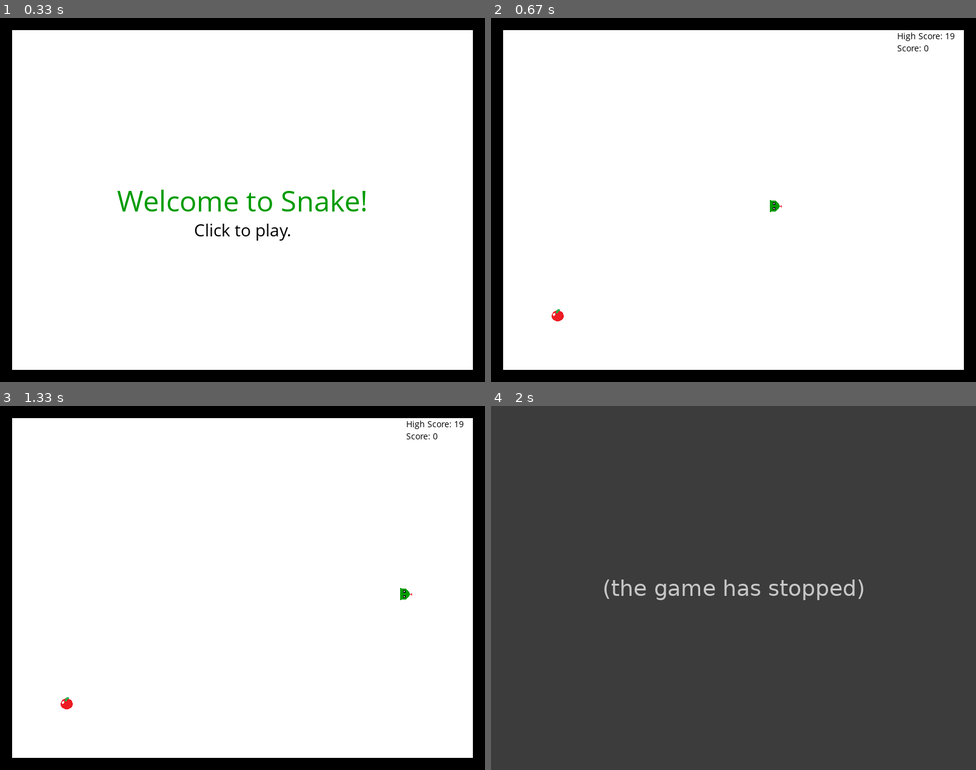
Above: before the commit, frames 1-4 (two rows, left to right).
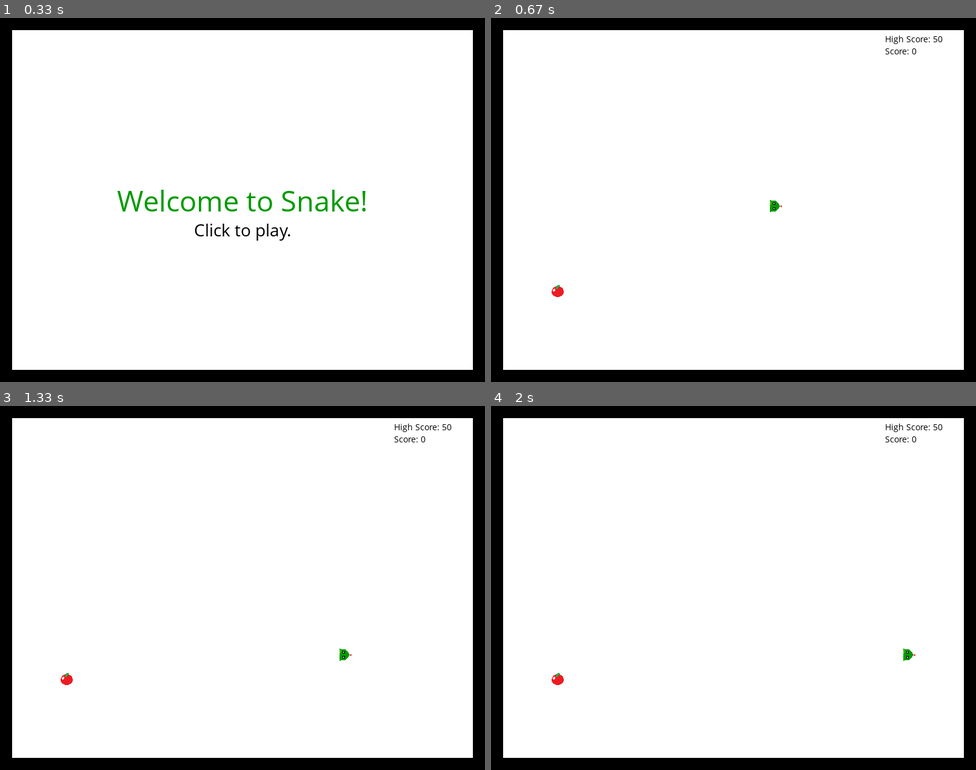
Above: after the commit, the same moments.

Repository: HannahGuo/PythonSnake
Game: pygame game, started from PyGameTest.py
Same seed, same stepped clock (60 frames per second), same inputs: the game is played once before the commit and once after it.
Inputs:
- Up to frame 1 (0.33 s): no input
- Up to frame 2 (0.67 s): click "Click to play." at 0.42 s
- Up to frame 3 (1.33 s): tap S at 0.67 s; hold A from 1 s (still down); hold Right from 1 s (still down)
- Up to frame 4 (2 s): release A at 1.47 s; release Right at 1.47 s; tap P at 1.5 s; click "Click to resume.." at 1.88 s

Frame 1 is identical in both runs. In frame 2, 0.3% of the frame differs, in the area x 12-96%, y 4-84%; in frame 3, 0.4%; in frame 4, 100%, in the area x 0-100%, y 0-100%.
Error before the commit: TypeError: put_message_center() got an unexpected keyword argument 'fontSize' (PyGameTest.py...; the game stopped at 1.53 s (later frames are placeholders)

Commit message:
Added WASD control, fixed apple spawning under snake bug

Diff:
--- a/PyGameTest.py
+++ b/PyGameTest.py
@@ -14,8 +14,8 @@
 display_height = 600
 boundX = display_width - (block_size * 2)
 boundY = display_height - (block_size * 2)
-scoreOffsetX = 130
-scoreOffsetY = 20
+scoreOffsetX = 150
+scoreOffsetY = 25
 FPS = 15
 
 degrees = 270
@@ -30,6 +30,7 @@
 
 bodyFont = pygame.font.SysFont("comicsansms", 50)
 snakeHeadImage = pygame.image.load("SnakeHead.png")
+snakeBodyImage = pygame.image.load("SnakeBody.png")
 appleImage = pygame.image.load("Apple.png")
 icon = pygame.image.load("Icon.png")
 
@@ -85,7 +86,7 @@
             if event.type == pygame.MOUSEBUTTONDOWN:
                 return
 
-        put_message_center("Game Paused", black, fontSize=30)
+        put_message_center("Game Paused", black, )
         put_message_custom("Click to resume..", black, fontSize=30, offsetY=50)
         pygame.display.update()
 
@@ -93,12 +94,12 @@
 def randomApple():
     global randAppleX
     global randAppleY
-    randAppleX = round(random.randint(block_size, display_width - scoreOffsetX - (block_size * 2)) / block_size) * \
+    randAppleX = round(random.randint(block_size, boundX - scoreOffsetX - (block_size * 2)) / block_size) * \
                  block_size
-    randAppleY = round(random.randint(block_size, display_height - scoreOffsetY - (block_size * 2)) / block_size) * \
+    randAppleY = round(random.randint(block_size, boundY - scoreOffsetY - (block_size * 2)) / block_size) * \
                  block_size
 
-    while randAppleX in snakeList and lead_y in snakeList:
+    while any(randAppleX in sublist for sublist in snakeList) and any(randAppleY in sublist for sublist in snakeList):
         randAppleX = round(random.randint(block_size, display_width - scoreOffsetX - (block_size * 2)) / block_size) * \
                      block_size
         randAppleY = round(random.randint(block_size, display_height - 30 - (block_size * 2)) / block_size) * block_size
@@ -110,7 +111,7 @@
     gameDisplay.blit(rotatedHead, (snakeList[-1][0], snakeList[-1][1]))
 
     for coor in snakeList[:-1]:
-        gameDisplay.fill(green, [coor[0], coor[1], block_size, block_size])
+        gameDisplay.blit(snakeBodyImage, [coor[0], coor[1]])
 
 
 def put_message_center(message, color):
@@ -134,35 +135,36 @@
     gameDisplay.fill(black)
     gameDisplay.fill(white, [block_size, block_size, boundX, boundY])
 
+
 def reset():
+    global appleCounter
     global degrees
-    global randAppleX
-    global randAppleY
+    global highScore
     global lead_x
     global lead_y
     global lead_x_change
     global lead_y_change
-    global appleCounter
-    global highScore
+    global randAppleX
+    global randAppleY
     global snakeList
 
     degrees = 270
-    randAppleX, randAppleY, appleCounter = (0,) * 3
     lead_x = display_width / 2
     lead_y = display_height / 2
     lead_x_change = block_size
     lead_y_change = 0
+    randAppleX, randAppleY, appleCounter = (0,) * 3
     snakeList = []
 
 
 def gameLoop():
+    global appleCounter
+    global degrees
+    global highScore
     global lead_x
     global lead_y
     global lead_x_change
     global lead_y_change
-    global degrees
-    global appleCounter
-    global highScore
     global snakeList
     lead_x_change = block_size
     lead_y_change = 0
@@ -196,19 +198,19 @@
             if event.type == pygame.QUIT:
                 quitProgram()
             if event.type == pygame.KEYDOWN:
-                if event.key == pygame.K_LEFT:
+                if event.key == pygame.K_LEFT or event.key == pygame.K_a:
                     lead_x_change = -block_size
                     lead_y_change = 0
                     degrees = 90
-                elif event.key == pygame.K_RIGHT:
+                elif event.key == pygame.K_RIGHT or event.key == pygame.K_d:
                     lead_x_change = block_size
                     lead_y_change = 0
                     degrees = 270
-                elif event.key == pygame.K_UP:
+                elif event.key == pygame.K_UP or event.key == pygame.K_w:
                     lead_y_change = -block_size
                     lead_x_change = 0
                     degrees = 0
-                elif event.key == pygame.K_DOWN:
+                elif event.key == pygame.K_DOWN or event.key == pygame.K_s:
                     lead_y_change = block_size
                     lead_x_change = 0
                     degrees = 180
@@ -244,4 +246,5 @@
         pygame.display.update()
         clock.tick(FPS)
 
+
 startScreen()
Binary file added: SnakeBody.png
Binary file changed: SnakeHead.png
Not shown, changed: score.dat
